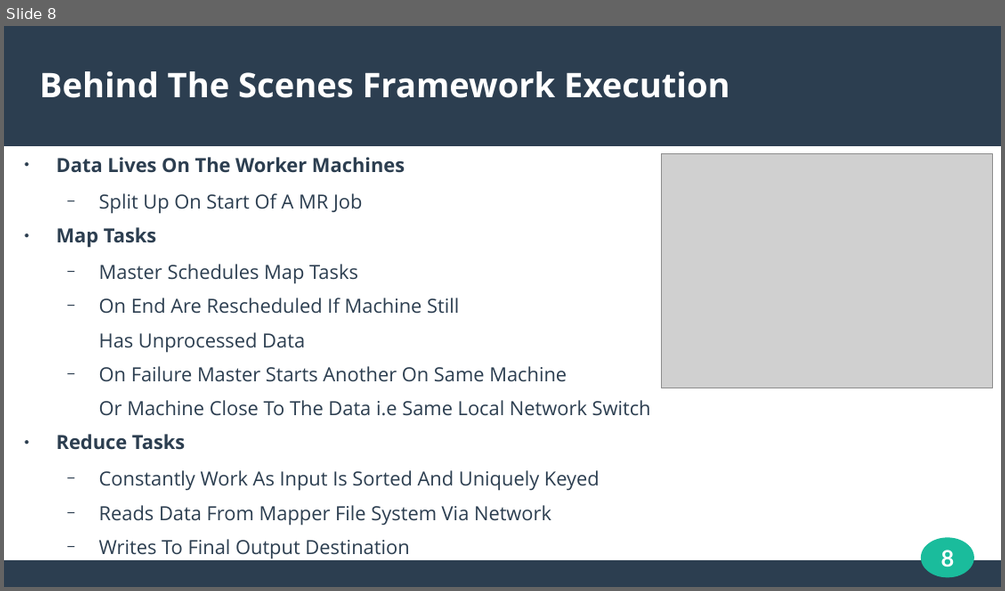
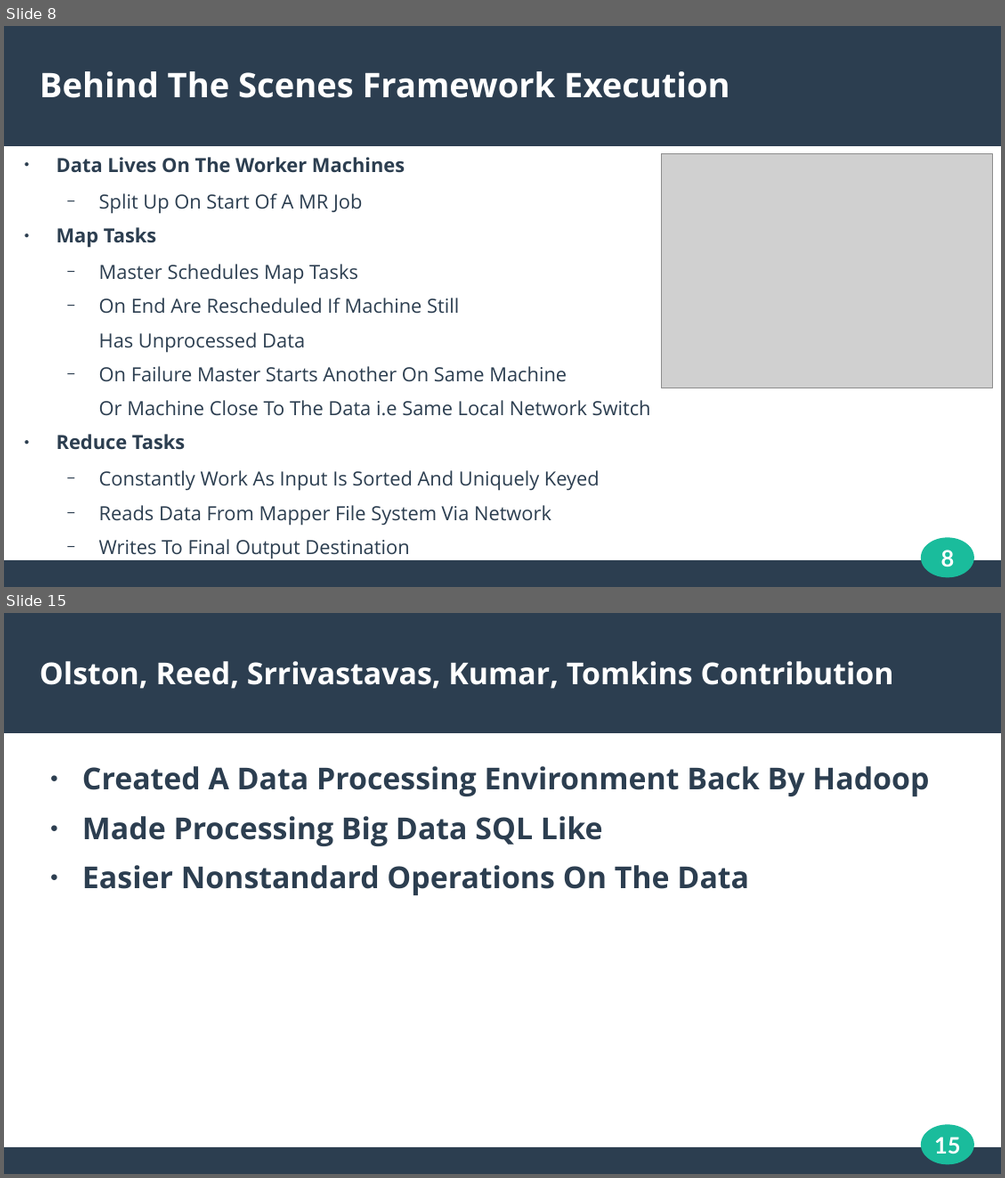
Before and after one commit to N0taN3rd/cs834-f16, a slide deck: presentations/presentation2/presentation2.odp. Shown one above the other, each under a label of ours: slide 8 before the commit, slides 8 and 15 after it; the slides between them are not shown. The pictures are 1005x591 and 1005x1178 pixels, drawn with LibreOffice and Linux fonts; fonts in the diff are those of the drawing; grey boxes stand for pictures. Boxes give left, top, right and bottom in pixels: in the first picture for what was removed or moved away, otherwise in the second. Text is boxed around its words. In the diff, an @@ line names an element or a change of style, - is before the commit and + after.

```diff
--- a/presentations/presentation2/presentation2.odp
+++ b/presentations/presentation2/presentation2.odp
@@ slide 15 added at bbox=[4, 613, 1001, 1174], background #FFFFFF; not listed: 3 template elements that a slide beside it also shows @@
@@ title added at bbox=[40, 661, 894, 689], 24 pt, text #FFFFFF, bold @@
+Olston, Reed, Srrivastavas, Kumar, Tomkins Contribution
@@ text added at bbox=[82, 766, 929, 895], 24 pt, text #2C3E50, bold @@
+● Created A Data Processing Environment Back By Hadoop
+● Made Processing Big Data SQL Like
+● Easier Nonstandard Operations On The Data
@@ page number added at bbox=[934, 1136, 960, 1153], 18 pt, text #FFFFFF, bold @@
+15
```
Also in this commit, not shown: 5 slides changed, 9 other slides added, 21 other files.
